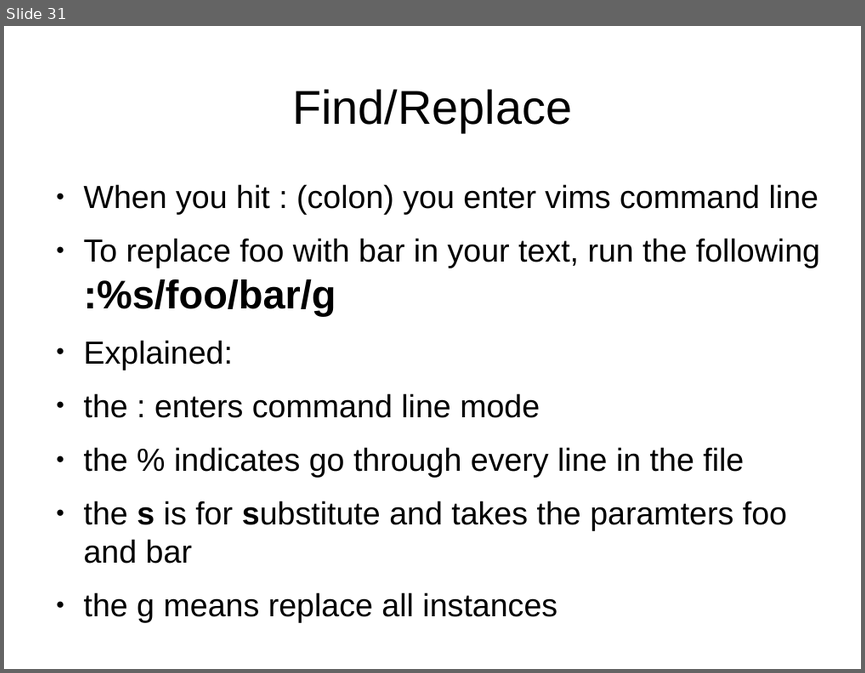
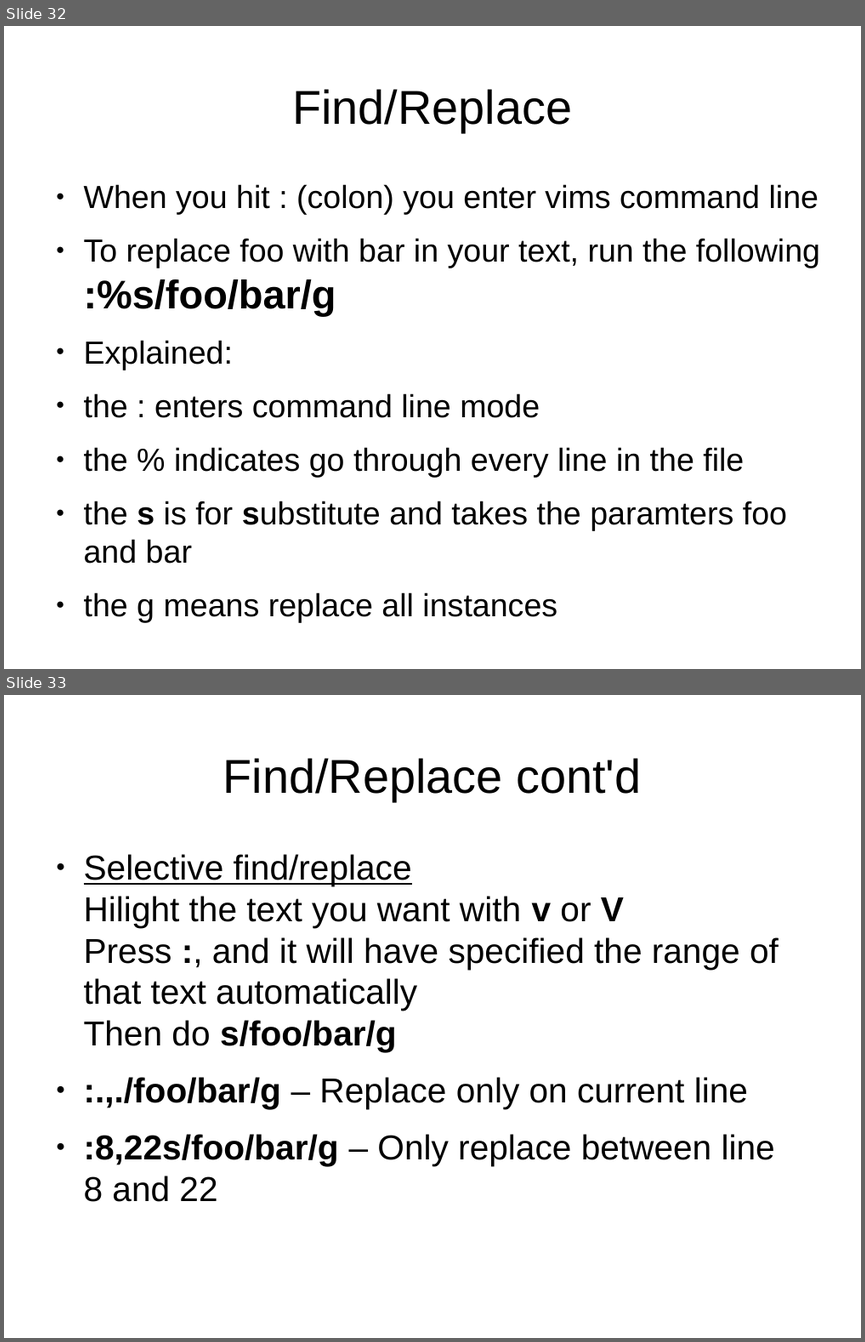
Before and after one commit to mikesligo/Vimtorial, a slide deck: Beginner pres.odp. Shown one above the other, each under a label of ours: slide 31 before the commit, slides 32 and 33 after it. The pictures are 865x673 and 865x1342 pixels, drawn with LibreOffice and Linux fonts; fonts in the diff are those of the drawing. Boxes give left, top, right and bottom in pixels: in the first picture for what was removed or moved away, otherwise in the second. Text is boxed around its words. In the diff, an @@ line names an element or a change of style, - is before the commit and + after.

```diff
--- a/Beginner pres.odp
+++ b/Beginner pres.odp
@@ slide 33 added at box(4, 695, 861, 1338), background #FFFFFF @@
@@ title added at box(223, 758, 641, 801), 44 pt, text #000000 @@
+Find/Replace cont'd
@@ text added at box(84, 854, 778, 1202), 32 pt, text #000000 @@
+● Selective find/replace
+  Hilight the text you want with v or V
+  Press :, and it will have specified the range of that text automatically
+  Then do s/foo/bar/g
+● :.,./foo/bar/g – Replace only on current line
+● :8,22s/foo/bar/g – Only replace between line 8 and 22
@@ what was slide 31 is now slide 32 @@
```
Also in this commit, not shown: 1 slide changed, 12 other slides added, 1 slide removed, 13 other files.
